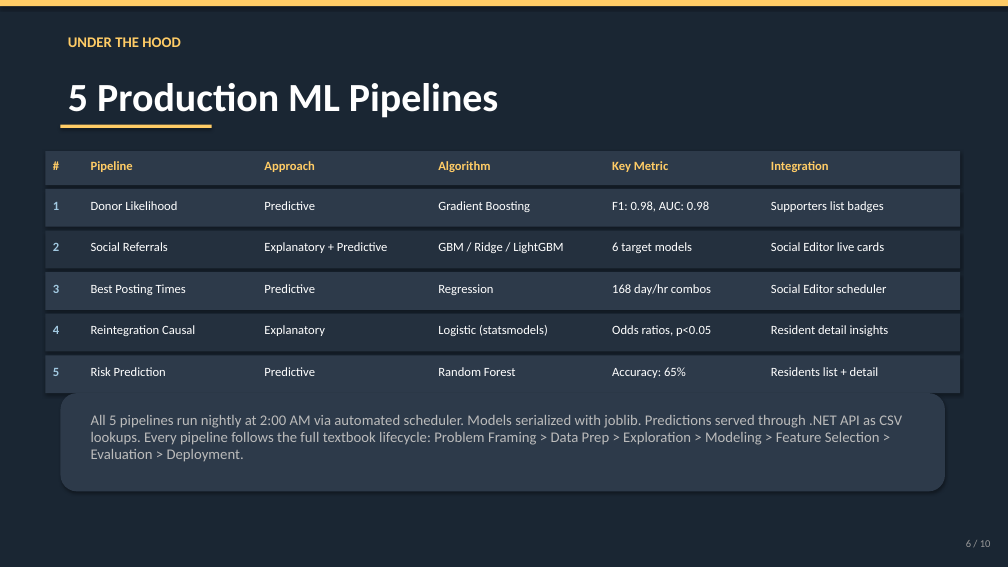
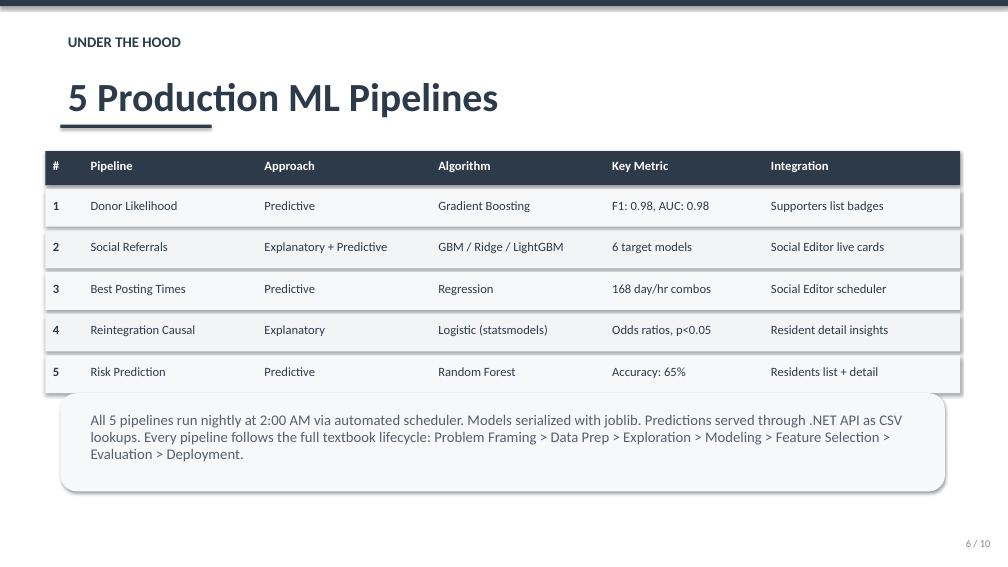
Before and after one commit to linklyns/New-Dawn, a slide deck: slide 6 of presentation/New_Dawn_Presentation.pptx. Drawn at 1008x567 pixels with LibreOffice and Linux fonts; fonts in the diff are those of the drawing. Boxes give left, top, right and bottom in pixels: in the first picture for what was removed or moved away, otherwise in the second. Text is boxed around its words. In the diff, an @@ line names an element or a change of style, - is before the commit and + after.

```diff
--- a/presentation/New_Dawn_Presentation.pptx
+++ b/presentation/New_Dawn_Presentation.pptx
@@ background #1A2633 to #FFFFFF @@
@@ rectangle at (0, 0, 1008, 6): fill #FFCC66 to #2D3A4A @@
@@ text "UNDER THE HOOD" at (68, 37, 180, 47): text colour #FFCC66 to #2D3A4A @@
@@ rectangle at (60, 125, 212, 128): fill #FFCC66 to #2D3A4A @@
@@ text colour #FFCC66 to #FFFFFF in 6 elements at (91, 161, 133, 172), (264, 161, 314, 172), (438, 161, 490, 172), (612, 161, 668, 172), (771, 161, 829, 172), (45, 155, 76, 181) @@
@@ rectangle at (45, 231, 960, 268): fill #24303E to #F3F4F6 @@
@@ rectangle at (45, 314, 960, 352): fill #24303E to #F3F4F6 @@
@@ text colour #A2C9E1 to #2D3A4A in 5 elements at (53, 202, 59, 210), (53, 243, 59, 251), (53, 285, 59, 293), (53, 326, 59, 334), (53, 368, 59, 376) @@
@@ text colour #FFFFFF to #2D3A4A in 26 elements at (68, 83, 498, 118), (91, 201, 177, 210), (264, 201, 315, 210), (438, 201, 530, 212), (612, 201, 709, 211), (771, 201, 883, 212), (91, 242, 168, 251), (264, 242, 388, 253), (438, 242, 563, 253), (612, 242, 692, 253), (771, 242, 884, 251), (91, 284, 186, 295), (264, 284, 315, 293), (438, 284, 493, 295), (612, 284, 711, 295), (771, 284, 887, 293), (91, 325, 195, 336), (264, 325, 324, 336), (438, 325, 548, 336), (612, 325, 711, 336), (771, 325, 889, 336), (91, 367, 166, 376), (264, 367, 315, 376), (438, 367, 516, 376), (612, 367, 686, 378), (771, 367, 879, 376) @@
@@ fill #2D3A4A to #F7F8FA in 4 elements at (45, 189, 960, 227), (45, 272, 960, 310), (45, 355, 960, 393), (60, 393, 945, 492) @@
@@ text "All 5 pipelines run nightly ..." at (91, 415, 902, 462): text colour #BBBBBB to #555F6D @@
@@ text "6 / 10" at (966, 540, 991, 547): text colour #999999 to #888888 @@
```
Also in this commit, not shown: 8 other slides changed, 1 slide added, 1 slide removed, 1 other file.
